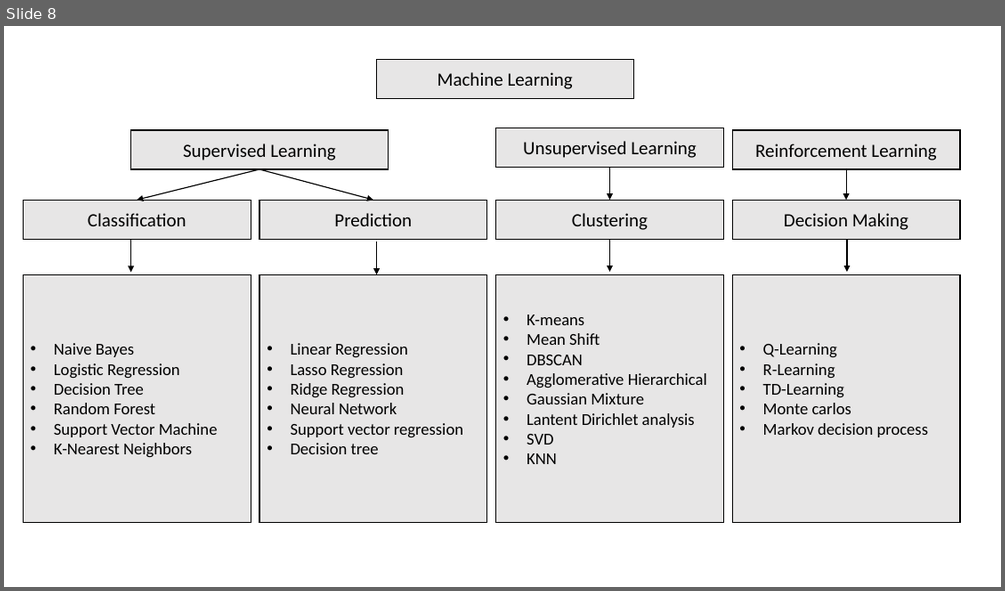
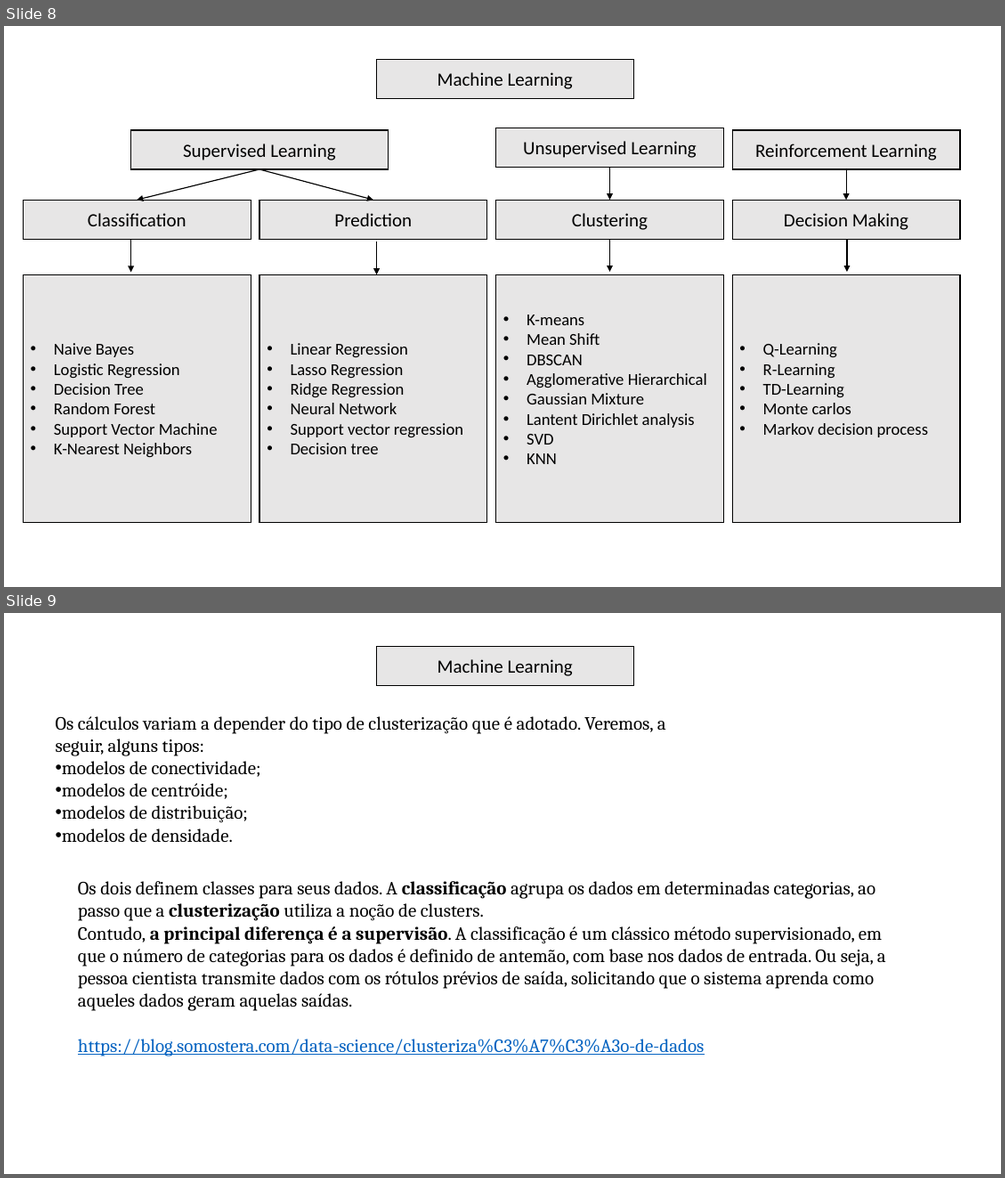
Before and after one commit to jonavicius-marcio/data_science, a slide deck: type model.pptx. Shown one above the other, each under a label of ours: slide 8 before the commit, slides 8 and 9 after it. The pictures are 1005x591 and 1005x1178 pixels, drawn with LibreOffice and Linux fonts; fonts in the diff are those of the drawing. Boxes give left, top, right and bottom in pixels: in the first picture for what was removed or moved away, otherwise in the second. Text is boxed around its words. In the diff, an @@ line names an element or a change of style, - is before the commit and + after.

```diff
--- a/type model.pptx
+++ b/type model.pptx
@@ slide 9 added at box(4, 613, 1001, 1174), background #FFFFFF @@
@@ rectangle added at box(376, 647, 633, 686), fill #E7E6E6, outline #000000 1 pt, 18 pt, text #000000 @@
+Machine Learning
@@ text added at box(56, 716, 666, 842), 18 pt, text #000000 @@
+Os cálculos variam a depender do tipo de clusterização que é adotado. Veremos, a seguir, alguns tipos:
+• modelos de conectividade;
+• modelos de centróide;
+• modelos de distribuição;
+• modelos de densidade.
@@ text added at box(78, 881, 886, 1056), 18 pt, text #000000 @@
+Os dois definem classes para seus dados. A classificação agrupa os dados em determinadas categorias, ao passo que a clusterização utiliza a noção de clusters.
+Contudo, a principal diferença é a supervisão. A classificação é um clássico método supervisionado, em que o número de categorias para os dados é definido de antemão, com base nos dados de entrada. Ou seja, a pessoa cientista transmite dados com os rótulos prévios de saída, solicitando que o sistema aprenda como aqueles dados geram aquelas saídas.
+https://blog.somostera.com/data-science/clusteriza%C3%A7%C3%A3o-de-dados
```
Also in this commit, not shown: 1 slide changed, 3 other slides added.
